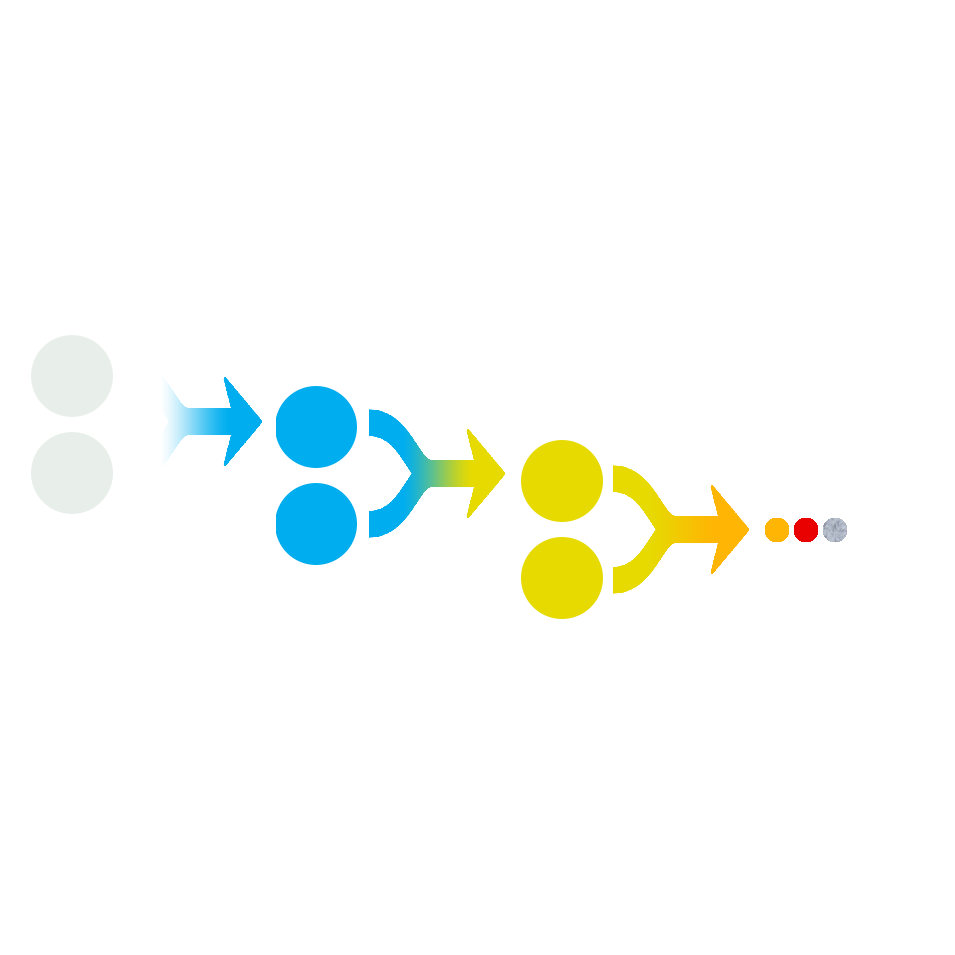
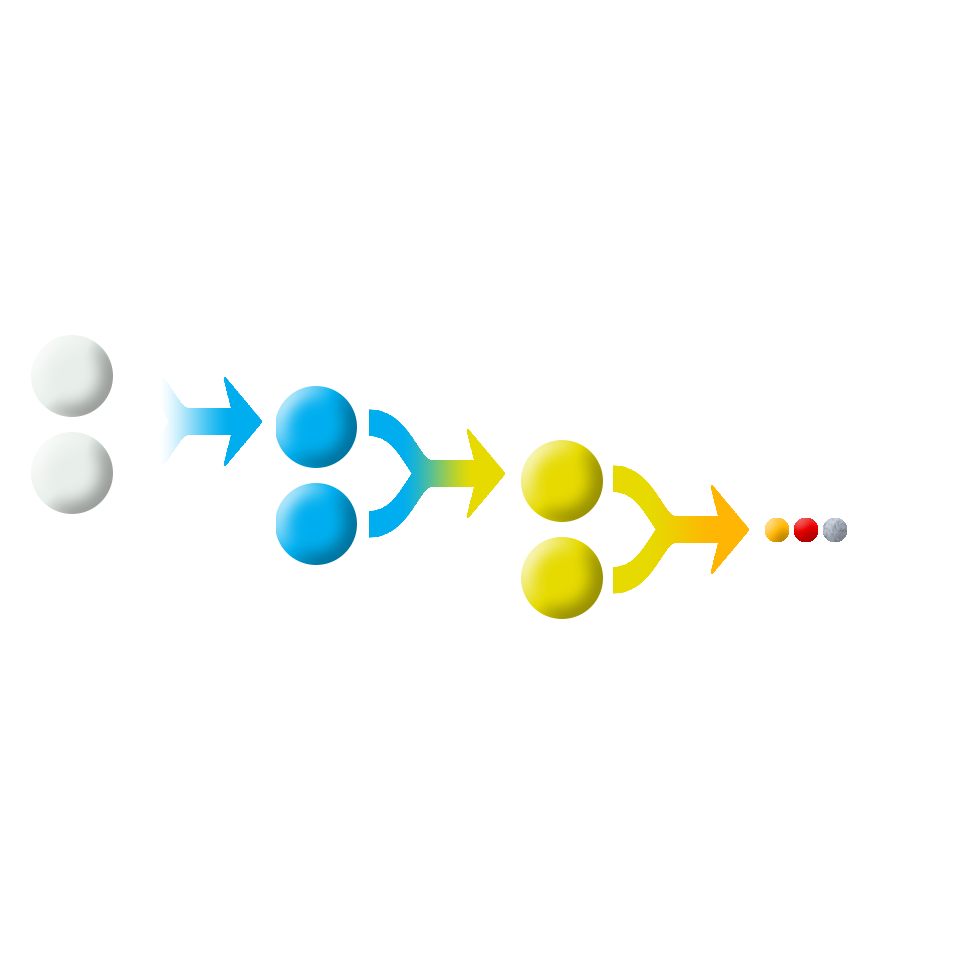
Layer changes from the first 955px x 955px image to the second:
pixels changed over [31, 335, 847, 619] (layer not identified)
